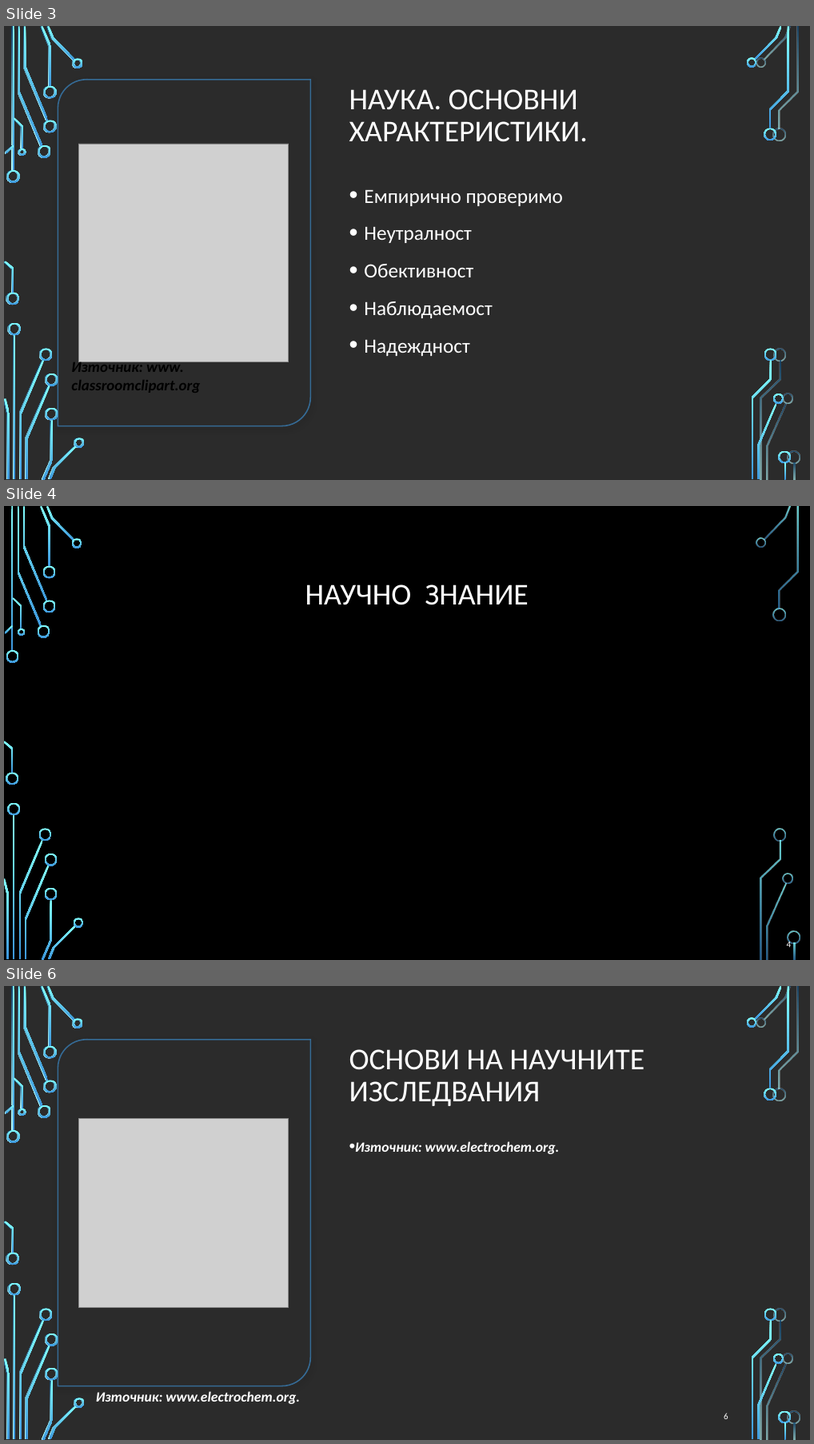
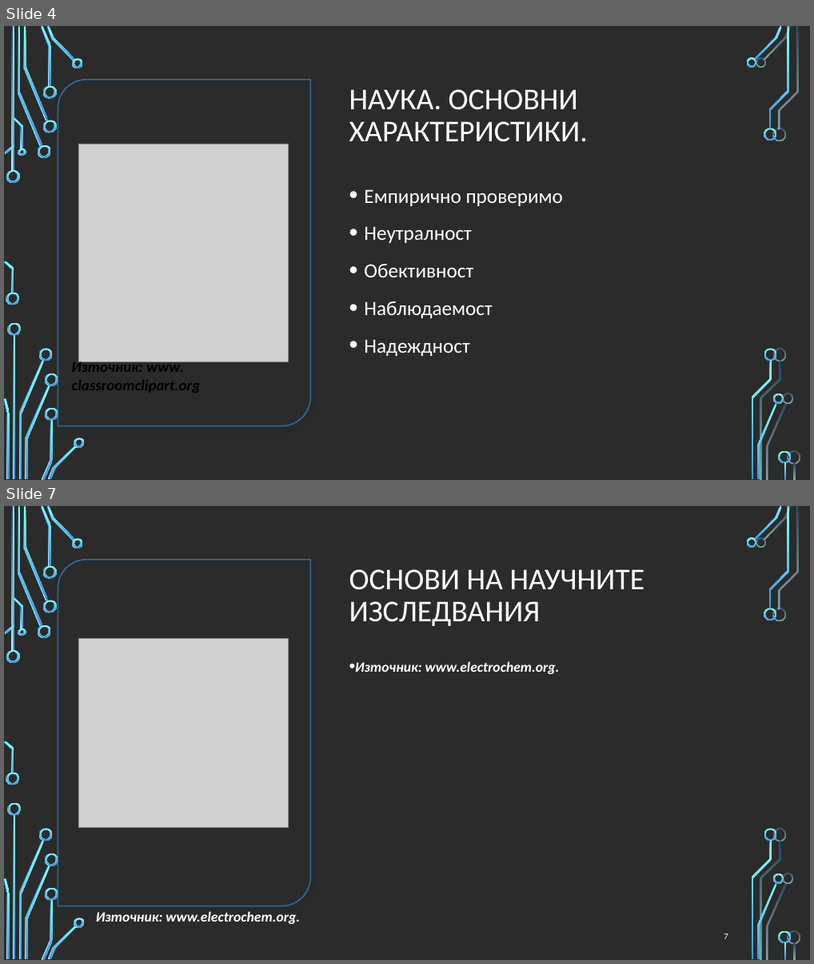
Before and after one commit to profjordanov/doctorate, a slide deck: research methodology/research_methodology_pres.pptx. Shown one above the other, each under a label of ours: slides 3, 4 and 6 before the commit, slides 4 and 7 after it; the slides between them are not shown. The pictures are 814x1444 and 814x964 pixels, drawn with LibreOffice and Linux fonts; fonts in the diff are those of the drawing; grey boxes stand for pictures; background and template pictures are left out; a plain dark background stands for a picture behind light text. Boxes give left, top, right and bottom in pixels: in the first picture for what was removed or moved away, otherwise in the second. Text is boxed around its words. In the diff, an @@ line names an element or a change of style, - is before the commit and + after.

```diff
--- a/research methodology/research_methodology_pres.pptx
+++ b/research methodology/research_methodology_pres.pptx
@@ slide 4 removed at [4, 506, 810, 960], background picture (left out) @@
@@ title removed at [306, 584, 529, 605] @@
-НАУЧНО ЗНАНИЕ
@@ page number removed at [787, 940, 792, 947] @@
-4
@@ group removed at [4, 506, 801, 960]: 33 freeform shapes, 3 rectangles @@
@@ what was slide 3 is now slide 4 @@
@@ what was slide 6 is now slide 7 @@
@@ page number at [724, 933, 729, 939]: text changed @@
-6
+7
```
Also in this commit, not shown: 2 slides changed, 2 slides added.
